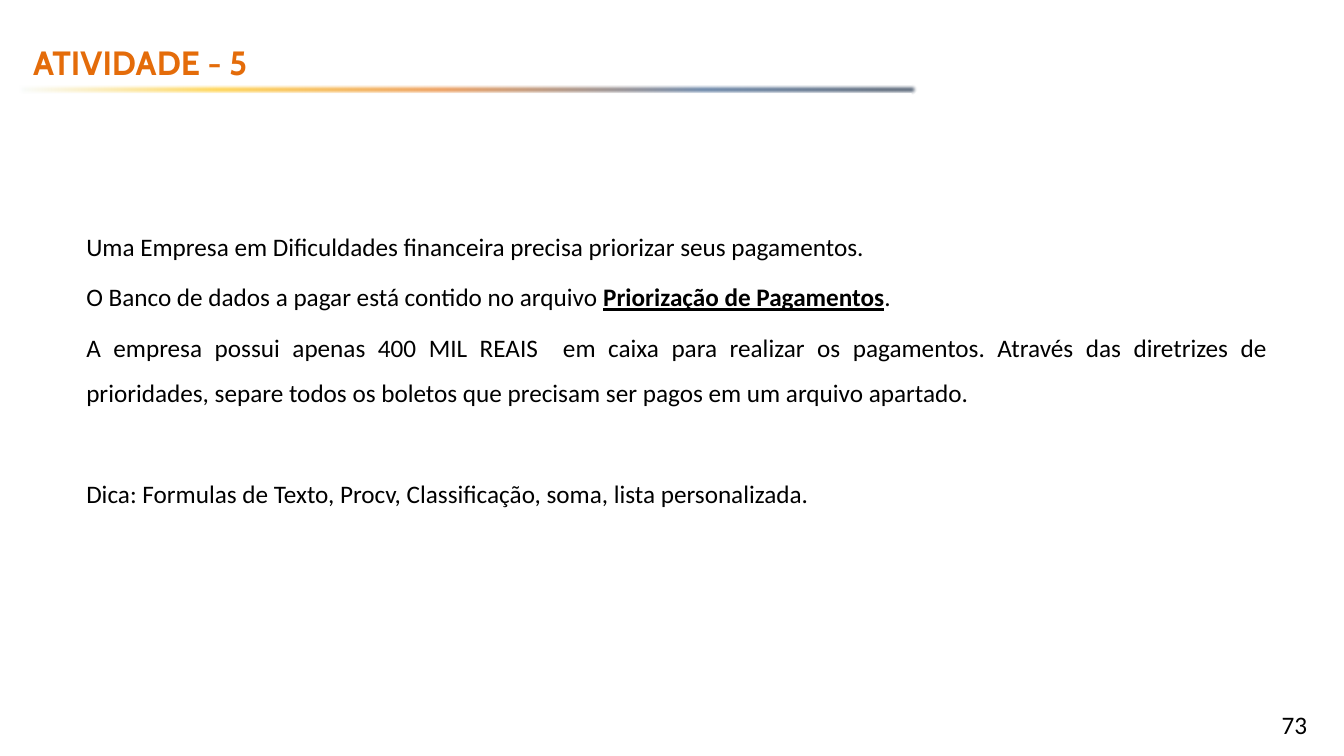
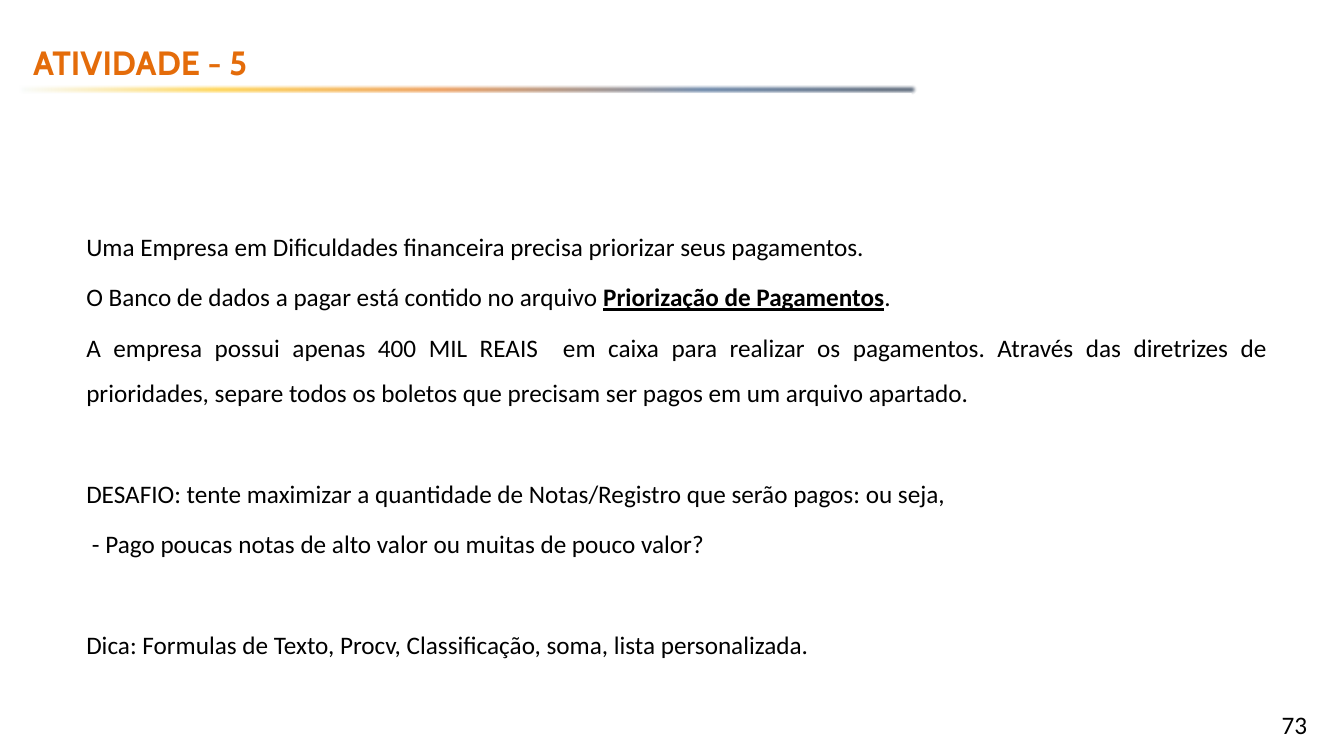
Before and after one commit to emerson-fenrir/Excel_Basico, a slide deck: slide 73 of Professor/Aula3.pptx. Drawn at 1344x756 pixels with LibreOffice and Linux fonts; fonts in the diff are those of the drawing; background and template pictures are left out. Boxes give left, top, right and bottom in pixels: in the first picture for what was removed or moved away, otherwise in the second. Text is boxed around its words. In the diff, an @@ line names an element or a change of style, - is before the commit and + after.

```diff
--- a/Professor/Aula3.pptx
+++ b/Professor/Aula3.pptx
@@ text at (86,485,945,558): paragraphs added @@
+DESAFIO: tente maximizar a quantidade de Notas/Registro que serão pagos: ou seja,
+- Pago poucas notas de alto valor ou muitas de pouco valor?
```
Also in this commit, not shown: 8 other slides changed, 2 slides added.
